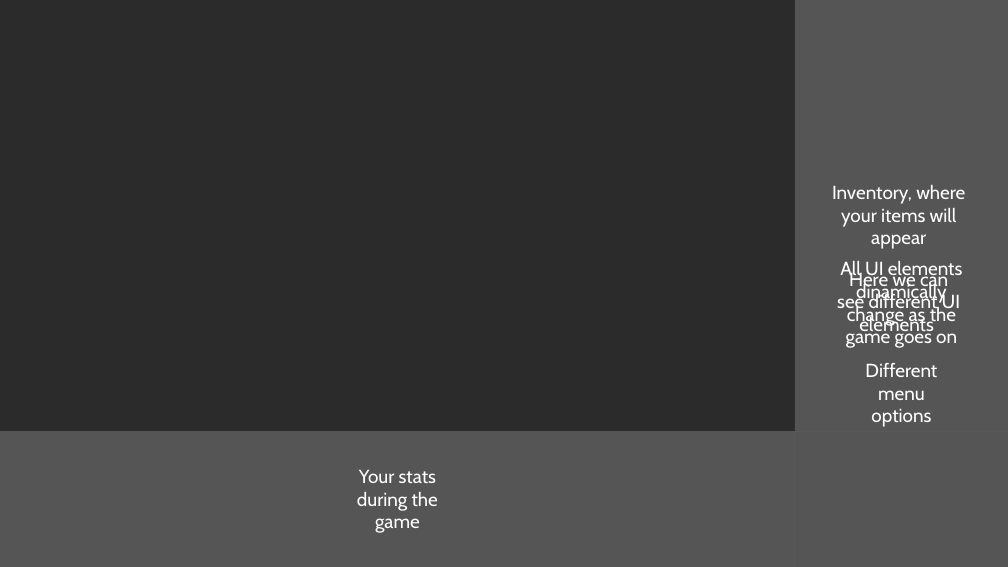
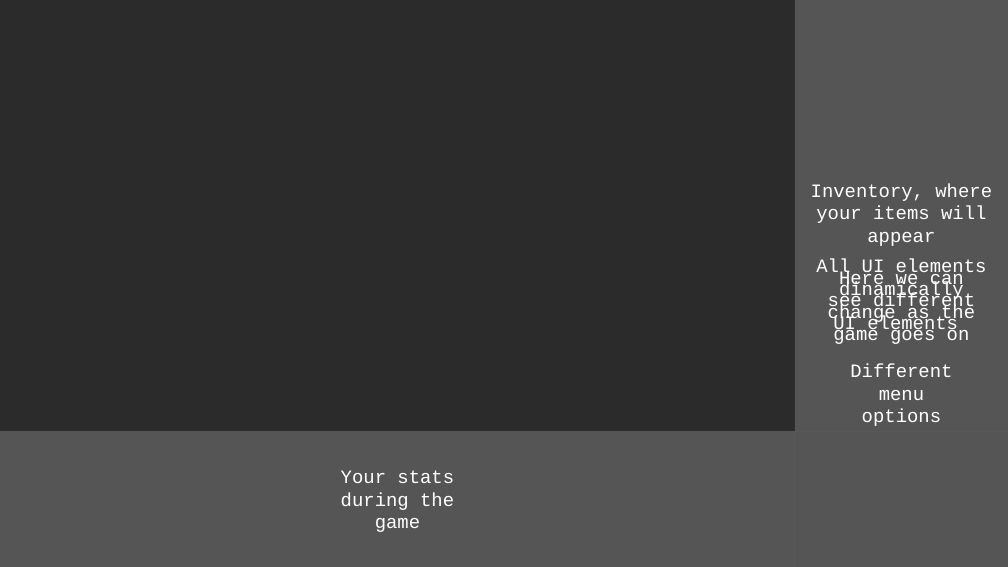
Before and after one commit to Smonk12/Smonk-PPT, a slide deck: slide 6 of Dungeon-crawl-C#.pptx. Drawn at 1008x567 pixels with LibreOffice and Linux fonts; fonts in the diff are those of the drawing; background and template pictures are left out; a plain dark background stands for a picture behind light text. Boxes give left, top, right and bottom in pixels: in the first picture for what was removed or moved away, otherwise in the second. Text is boxed around its words. In the diff, an @@ line names an element or a change of style, - is before the commit and + after.

```diff
--- a/Dungeon-crawl-C#.pptx
+++ b/Dungeon-crawl-C#.pptx
@@ text "Inventory, where your items will ...": place and size @@
-text "Inventory, where your items will ..." at (832,185,965,249)
+text "Inventory, where your items will ..." at (811,183,992,246)
@@ font Cabin to Courier New in 5 elements at (341,470,454,532), (850,364,952,426), (811,183,992,246), (828,271,975,335), (816,259,987,344) @@
@@ text "All UI elements dinamically change ...": place and size @@
-text "All UI elements dinamically change ..." at (840,261,963,348)
+text "All UI elements dinamically change ..." at (816,259,987,344)
@@ text "Here we can see different ...": place and size @@
-text "Here we can see different ..." at (837,270,961,336)
+text "Here we can see different ..." at (828,271,975,335)
@@ text "Different menu options": place and size @@
-text "Different menu options" at (865,363,937,427)
+text "Different menu options" at (850,364,952,426)
```
Also in this commit, not shown: 6 other slides changed.
